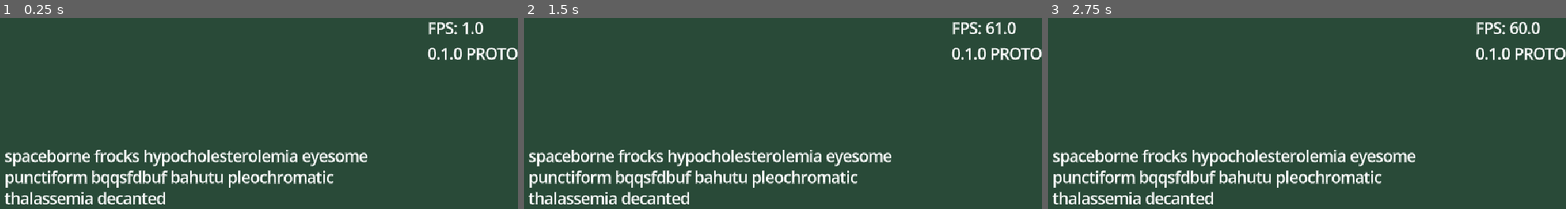
Above: before the commit, frames 1-3 (left to right).
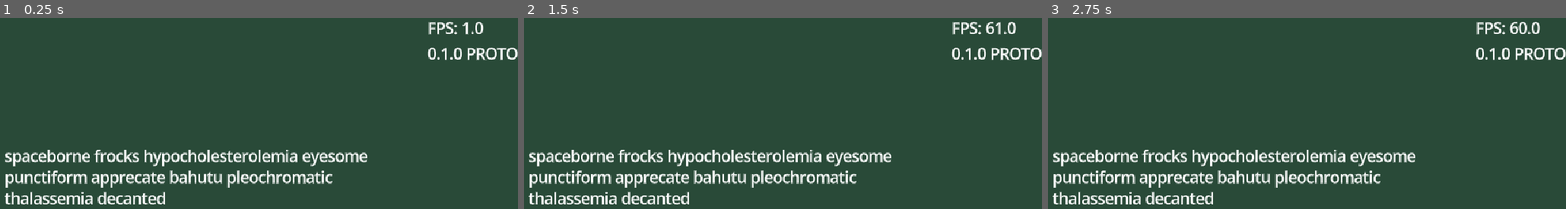
Above: after the commit, the same moments.

Repository: ollyfryguy/Keyboard-Casting
Game: Godot game, scene res://src/game_root.tscn
The game is run twice, just before and just after one commit, with the same random seed, the same clock (stepped at 60 frames per second) and the same inputs.
Inputs:
- Up to frame 1 (0.25 s): no input
- Up to frame 2 (1.5 s): tap Enter at 0.5 s; tap Backspace at 0.6, 1.35 s
- Up to frame 3 (2.75 s): tap Space at 2 s; tap Backspace at 2.1 s

The runs differ from the first frame. In frame 1, 1.8% of the frame differs, in the area x 17-65%, y 79-89%; in frame 2, 1.8%; in frame 3, 1.8%.

Commit message:
Timer ShiftModifier And Testing

Diff:
--- a/new-game-project/src/GlobalActiveList.gd
+++ b/new-game-project/src/GlobalActiveList.gd
@@ -28,7 +28,10 @@
 @onready var regex : RegEx = RegEx.create_from_string(regexPattern)
 
 signal LastWordUpdated()
+signal FinishedLastWord()
 
+func TextFinishedCheck() -> void:
+	pass
 
 func LastCompletedWord() -> String:
 	"""
--- /dev/null
+++ b/new-game-project/src/Scenes/shift_modifier_timer.tscn
@@ -0,0 +1,13 @@
+[gd_scene format=3 uid="uid://h8bqmo2hjt5"]
+
+[ext_resource type="Script" uid="uid://ckplocv83mwll" path="res://src/modifiers/shift_modifier_timer.gd" id="1_4u83e"]
+
+[node name="ShiftModifier" type="Node" unique_id=631748792]
+script = ExtResource("1_4u83e")
+shiftAmount = 1
+
+[node name="Timer" type="Timer" parent="." unique_id=811131421]
+wait_time = 8.0
+one_shot = true
+
+[connection signal="timeout" from="Timer" to="." method="_on_timer_timeout"]
--- a/new-game-project/src/dictionary/DictionaryParser.gd
+++ b/new-game-project/src/dictionary/DictionaryParser.gd
@@ -25,6 +25,7 @@
 	currentWords.append_array(getRandomWord(10))
 	formattedWordList = formatWordArray(currentWords)
 	wordSendRequest.emit(formattedWordList)
+	GlobalActiveList.KnownText = formattedWordList
 
 	#GlobalActiveList.ActiveListArray = currentWords
 	#GlobalActiveList.ActiveList = formatWordArray(currentWords)
--- a/new-game-project/src/game_root.tscn
+++ b/new-game-project/src/game_root.tscn
@@ -4,8 +4,8 @@
 [ext_resource type="Script" uid="uid://7dvqwdfxqwh8" path="res://src/RootScript.gd" id="1_u4b5u"]
 [ext_resource type="PackedScene" uid="uid://bdfjwhunihcdw" path="res://src/dictionary/dictionary_system.tscn" id="2_g3w2m"]
 [ext_resource type="PackedScene" uid="uid://1o4xuqdi40u6" path="res://src/modifiers/modifier_handler.tscn" id="3_g3w2m"]
-[ext_resource type="PackedScene" uid="uid://cu2v7qsj8wd4g" path="res://src/Scenes/shift_modifier.tscn" id="4_qklge"]
 [ext_resource type="PackedScene" uid="uid://dgp6x73y6glnr" path="res://src/Scenes/input_parser.tscn" id="4_ysr3r"]
+[ext_resource type="PackedScene" uid="uid://h8bqmo2hjt5" path="res://src/Scenes/shift_modifier_timer.tscn" id="6_ovib7"]
 [ext_resource type="Script" uid="uid://c87wputawshem" path="res://src/HUDManager.gd" id="6_r6ny6"]
 [ext_resource type="PackedScene" uid="uid://bwi1yusykbeaq" path="res://src/UI/Scenes/background.tscn" id="7_u4b5u"]
 [ext_resource type="PackedScene" uid="uid://dhn80q08u3a5y" path="res://src/UI/Scenes/TextDisplay.tscn" id="9_kbwrr"]
@@ -21,7 +21,7 @@
 DictionaryParserScene = ExtResource("2_g3w2m")
 ModifierHandlerScene = ExtResource("3_g3w2m")
 InputParserScene = ExtResource("4_ysr3r")
-ShiftModifierScene = ExtResource("4_qklge")
+ShiftModifierScene = ExtResource("6_ovib7")
 
 [node name="WorldRoot" type="Node2D" parent="." unique_id=286303619]
 process_mode = 1
--- /dev/null
+++ b/new-game-project/src/modifiers/shift_modifier_timer.gd
@@ -0,0 +1,58 @@
+extends AbstractModifier
+
+@export var shiftAmount : int
+
+# _ready handled by abstract modifier
+func _ready() -> void:
+	$Timer.start(10)
+
+
+
+func connectInitialization() -> void:
+	initialized.connect(shiftText)
+	pass
+
+
+func shiftText() -> void:
+
+
+	var knownTextArray : PackedStringArray = textToWordArray(knownText)
+	randomize()
+	var randomWordIndex : int = randomIndex(knownTextArray)
+	@warning_ignore("shadowed_variable_base_class")
+	var randomWord : String = knownTextArray[randomWordIndex]
+	knownTextArray.remove_at(randomWordIndex)
+
+
+	var characterArray : PackedStringArray
+	for index in randomWord.length():
+		var originalCharacter : String = randomWord[index]
+		var character : String = originalCharacter.to_lower()
+		if character == " ":
+			characterArray.append(originalCharacter)
+		elif alphabet.find(character) != -1:
+			var shiftedCharacter : String
+			if alphabet.find(character) != alphabet.size() - 1:
+				shiftedCharacter = alphabet.get(alphabet.find(character) + shiftAmount)
+			else: # Loop Back Around for Z
+				shiftedCharacter = alphabet.get(0)
+			if originalCharacter != character:
+				shiftedCharacter = shiftedCharacter.to_upper()
+			characterArray.append(shiftedCharacter)
+		else:
+			push_error("Couldn't find character; not in standard alphabet.")
+
+	knownTextArray.insert(randomWordIndex, "".join(characterArray))
+	var shiftedText : String = " ".join(knownTextArray)
+
+	# DEBUG ONLY
+	print("Initial Text: ", knownText)
+	print("Shifted Text: ", shiftedText)
+	GlobalActiveList.KnownText = shiftedText
+	pass
+
+
+func _on_timer_timeout() -> void:
+	print("Timer Timed Out")
+	shiftText()
+	pass # Replace with function body.
Not shown, added: new-game-project/src/modifiers/shift_modifier_timer.gd.uid
